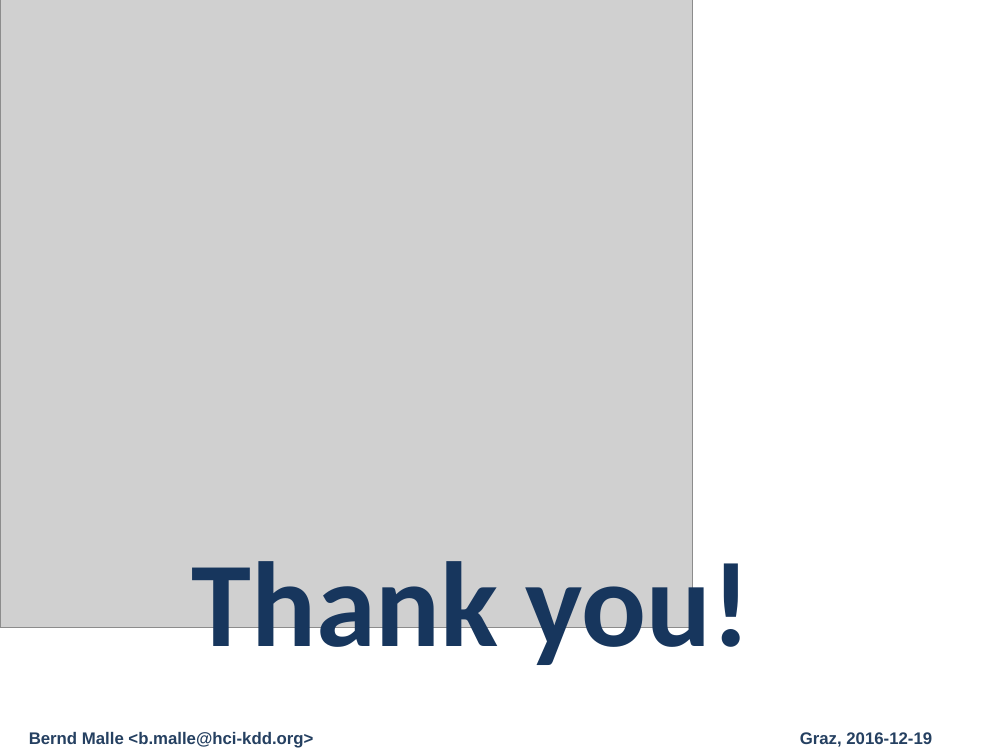
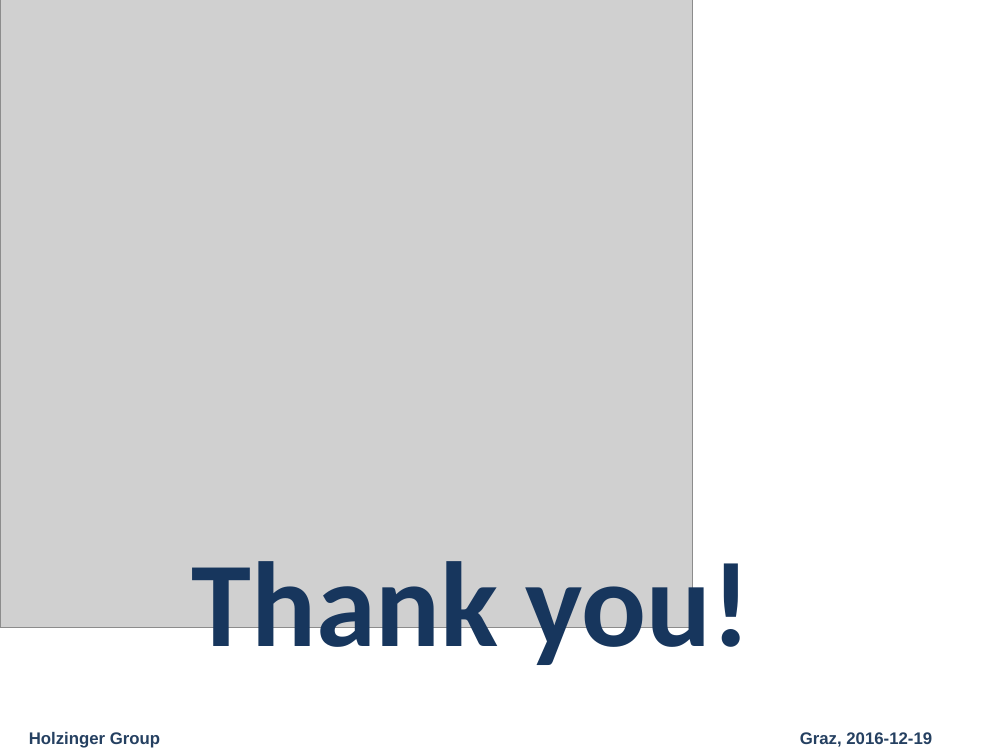
Before and after one commit to cassinius/phd-presentations, a slide deck: slide 14 of 2016/graph_recommender_presentation_20161219/Graph_Recommender_Presentation.pptx (slide 12 before the commit). Drawn at 1008x756 pixels with LibreOffice and Linux fonts; fonts in the diff are those of the drawing; grey boxes stand for pictures; background and template pictures are left out. Boxes give left, top, right and bottom in pixels: in the first picture for what was removed or moved away, otherwise in the second. Text is boxed around its words. In the diff, an @@ line names an element or a change of style, - is before the commit and + after.

```diff
--- a/2016/graph_recommender_presentation_20161219/Graph_Recommender_Presentation.pptx
+++ b/2016/graph_recommender_presentation_20161219/Graph_Recommender_Presentation.pptx
@@ text at [29, 732, 160, 748]: text changed @@
-Bernd Malle <b.malle@hci-kdd.org>
+Holzinger Group
```
Also in this commit, not shown: 11 other slides changed, 2 slides added, 11 other files.
